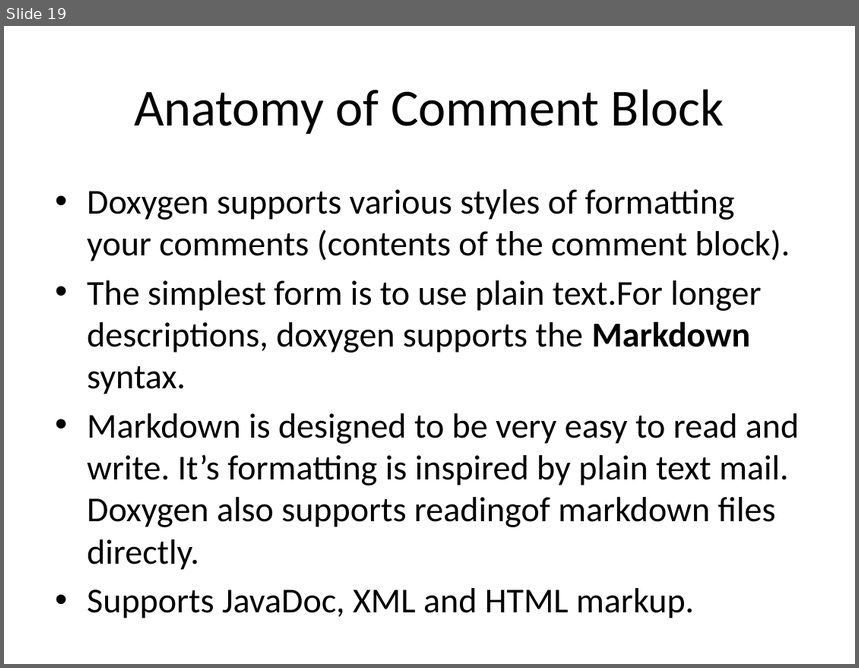
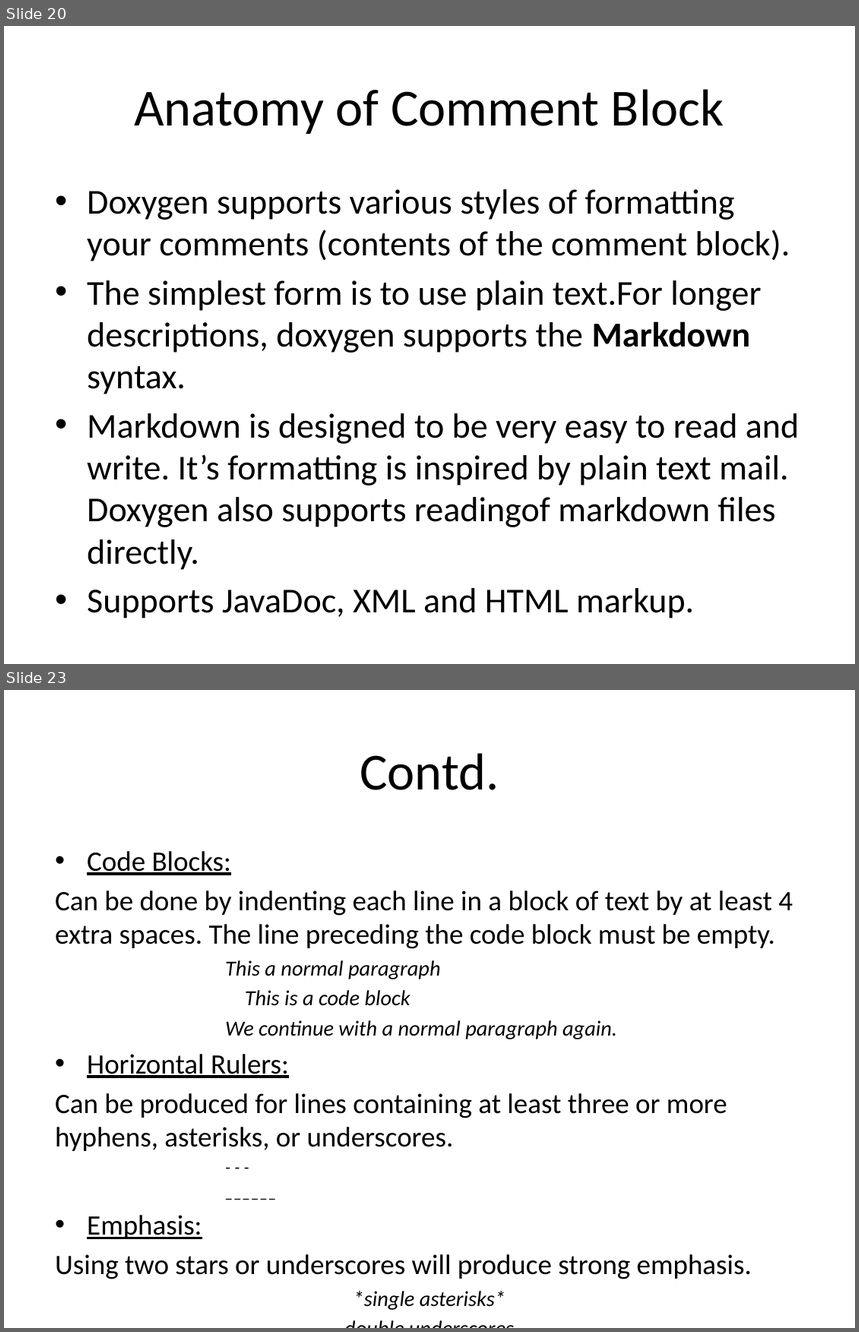
Before and after one commit to rongpt/trygit, a slide deck: Doxygen.pptx. Shown one above the other, each under a label of ours: slide 19 before the commit, slides 20 and 23 after it; the slides between them are not shown. The pictures are 859x668 and 859x1332 pixels, drawn with LibreOffice and Linux fonts; fonts in the diff are those of the drawing. Boxes give left, top, right and bottom in pixels: in the first picture for what was removed or moved away, otherwise in the second. Text is boxed around its words. In the diff, an @@ line names an element or a change of style, - is before the commit and + after.

```diff
--- a/Doxygen.pptx
+++ b/Doxygen.pptx
@@ slide 23 added at (4,690,855,1328), background #FFFFFF @@
@@ title added at (360,753,499,790), 44 pt, text #000000 @@
+Contd.
@@ text added at (55,851,793,1310), 23.8 pt, text #000000 @@
+• Code Blocks:
+Can be done by indenting each line in a block of text by at least 4 extra spaces. The line preceding the code block must be empty.
+This a normal paragraph
+This is a code block
+We continue with a normal paragraph again.
+• Horizontal Rulers:
+Can be produced for lines containing at least three or more hyphens, asterisks, or underscores.
+- - -
+______
+• Emphasis:
+Using two stars or underscores will produce strong emphasis.
+*single asterisks*
+__double underscores__
@@ what was slide 19 is now slide 20 @@
```
Also in this commit, not shown: 4 slides changed, 7 other slides added, 1 slide removed.
